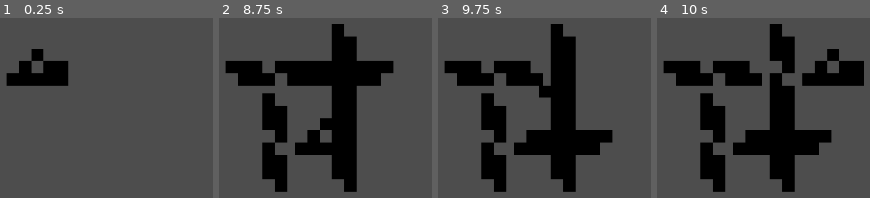
Above: before the commit, frames 1-4 (left to right).
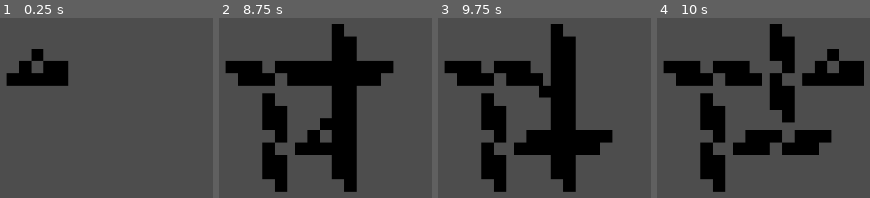
Above: after the commit, the same moments.

Repository: Vexcenot/SnakeRemastered
Game: Godot game, scene res://scenes scripts/main.tscn
Same seed, same stepped clock (60 frames per second), same inputs: the game is played once before the commit and once after it.
Inputs:
- Up to frame 1 (0.25 s): no input
- Up to frame 2 (8.75 s): tap Enter at 0.5, 2.75, 4.25 s; hold Right (ui_right) 0.53-1.28 s; hold Space (action) 0.53-1.28 s; hold Down (ui_down) 1.28-2.03 s; tap Shift (action2) at 1.35, 5.85 s; hold Right (ui_right) 2.03-2.78 s; hold Alt (action3) 2.03-2.78 s; hold Up (ui_up) 2.78-3.53 s; tap Space (action) at 2.85, 3.5, 7.35 s; hold Shift (action2) 3.53-4.28 s; hold Left (ui_left) 3.53-5.03 s; tap Alt (action3) at 4.35 s; hold Down (ui_down) 5.03-5.78 s; hold Space (action) 5.03-5.78 s; hold Right (ui_right) 5.78-6.53 s; hold Up (ui_up) 6.53-7.28 s; hold Alt (action3) 6.53-7.28 s; hold Right (ui_right) 7.28-8.03 s; hold Down (ui_down) from 8.03 s (still down); hold Shift (action2) from 8.03 s (still down)
- Up to frame 3 (9.75 s): release Down (ui_down) at 8.78 s; release Shift (action2) at 8.78 s; hold Left (ui_left) 8.78-9.53 s; tap Alt (action3) at 8.85 s; hold Up (ui_up) from 9.53 s (still down); hold Space (action) from 9.53 s (still down)
- Up to frame 4 (10 s): keep holding Up (ui_up); keep holding Space (action)

Frames 1-3 are identical in both runs. In frame 4, 3.8% of the frame differs, in the area x 53-65%, y 51-97%.

Commit message:
made tail turn not ai

Diff:
--- a/scenes scripts/player.gd
+++ b/scenes scripts/player.gd
@@ -22,18 +22,25 @@
 	positions.append(global_position)
 	directionHistory.append(direction)
 	turnHistory.append(0)
-
-func _process(delta: float) -> void:
-	# tick timer
-	time += delta
-	if time >= finalTime:
-		time = 0
-		move()
-		spawnTail()
-		updateTailPositions()
-		print(direction)
+	Global.tick.connect(update)
+
+#func _process(delta: float) -> void:
+	## tick timer
+	#time += delta
+	#if time >= finalTime:
+		#time = 0
+		#move()
+		#spawnTail()
+		#updateTailPositions()
+		#print(direction)
 		#print("tur ", turnHistory)
 		#print("dir ", directionHistory)
+
+func update():
+	move()
+	spawnTail()
+	updateTailPositions()
+
 
 func _input(event: InputEvent) -> void:
 	# append move orders (only if not reversing)
@@ -89,21 +96,21 @@
 			var dirIndex = directionHistory.size() - 1 - stepsAgo
 			if dirIndex >= 0:
 				var segmentDirection = directionHistory[dirIndex]
-
+				tailSegments[i].direction = segmentDirection
 				# Apply rotation and flip based on direction
-				match segmentDirection:
-					up:
-						tailSegments[i].get_node("tailSprite").rotation = deg_to_rad(-90)
-						tailSegments[i].get_node("tailSprite").flip_h = false
-					down:
-						tailSegments[i].get_node("tailSprite").rotation = deg_to_rad(90)
-						tailSegments[i].get_node("tailSprite").flip_h = false
-					left:
-						tailSegments[i].get_node("tailSprite").rotation = 0
-						tailSegments[i].get_node("tailSprite").flip_h = true
-					right:
-						tailSegments[i].get_node("tailSprite").rotation = 0
-						tailSegments[i].get_node("tailSprite").flip_h = false
+				#match segmentDirection:
+					#up:
+						#tailSegments[i].get_node("tailSprite").rotation = deg_to_rad(-90)
+						#tailSegments[i].get_node("tailSprite").flip_h = false
+					#down:
+						#tailSegments[i].get_node("tailSprite").rotation = deg_to_rad(90)
+						#tailSegments[i].get_node("tailSprite").flip_h = false
+					#left:
+						#tailSegments[i].get_node("tailSprite").rotation = 0
+						#tailSegments[i].get_node("tailSprite").flip_h = true
+					#right:
+						#tailSegments[i].get_node("tailSprite").rotation = 0
+						#tailSegments[i].get_node("tailSprite").flip_h = false
 #AAAAAAAAA end
 
 
--- a/scenes scripts/tail.gd
+++ b/scenes scripts/tail.gd
@@ -1,14 +1,38 @@
-extends Node2D
+extends Sprite2D
+
+enum {stop, up, down, left, right}
 @export var turnCheck : int
+@export var direction : int
 
 func _ready() -> void:
 	Global.tick.connect(update)
 
 func update():
-	print("fuck")
+	rotation()
+	if turnCheck == 1:
+		frame = 3
+	else:
+		frame = 1
 
-func _process(_delta: float) -> void:
-	if turnCheck == 1:
-		$tailSprite.frame = 3
-	else:
-		$tailSprite.frame = 1
+#func _process(_delta: float) -> void:
+	#if Global.time >= Global.finalTime:
+		#if turnCheck == 1:
+			#frame = 3
+		#else:
+			#frame = 1
+		#rotation()
+
+func rotation():
+	match direction:
+		up:
+			global_rotation = deg_to_rad(-90)
+			flip_h = false
+		down:
+			global_rotation = deg_to_rad(90)
+			flip_h = false
+		left:
+			global_rotation = 0
+			flip_h = true
+		right:
+			global_rotation = 0
+			flip_h = false
--- a/scenes scripts/tail.tscn
+++ b/scenes scripts/tail.tscn
@@ -3,11 +3,11 @@
 [ext_resource type="Script" uid="uid://cxl0jc0rinrbq" path="res://scenes scripts/tail.gd" id="1_5baly"]
 [ext_resource type="Texture2D" uid="uid://305whs0fsehe" path="res://sprites/smol snake.png" id="1_e204m"]
 
-[node name="tail" type="Node2D"]
-script = ExtResource("1_5baly")
-
-[node name="tailSprite" type="Sprite2D" parent="."]
+[node name="tailSprite" type="Sprite2D"]
 scale = Vector2(17.716795, 17.716795)
 texture = ExtResource("1_e204m")
 hframes = 10
 frame = 1
+script = ExtResource("1_5baly")
+
+[node name="tail" type="Node2D" parent="."]
